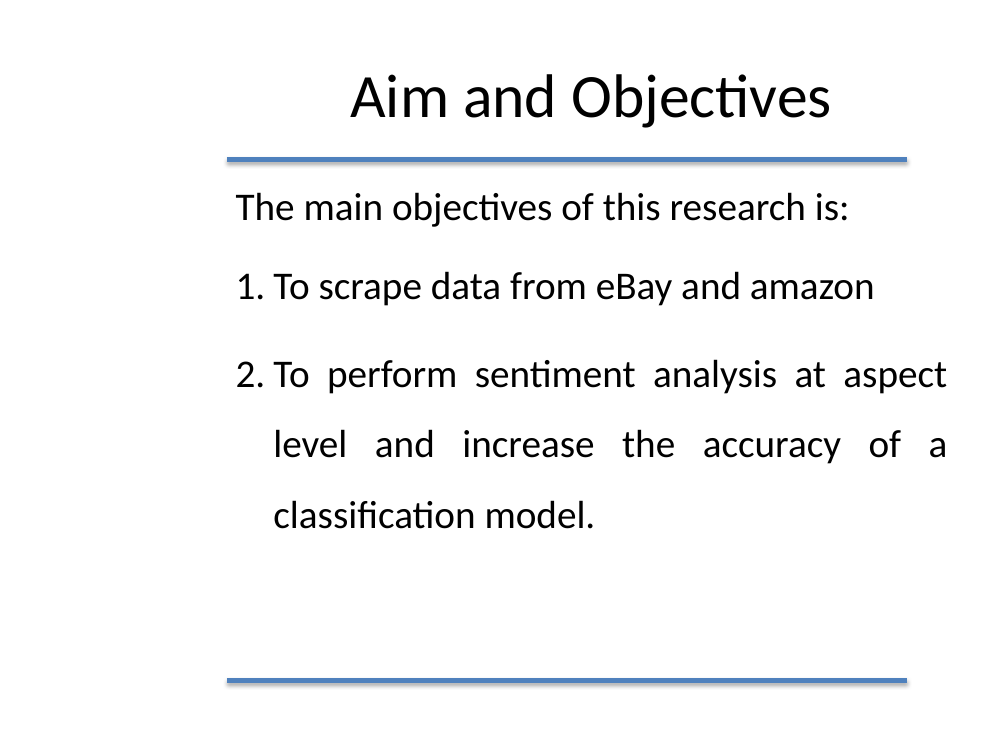
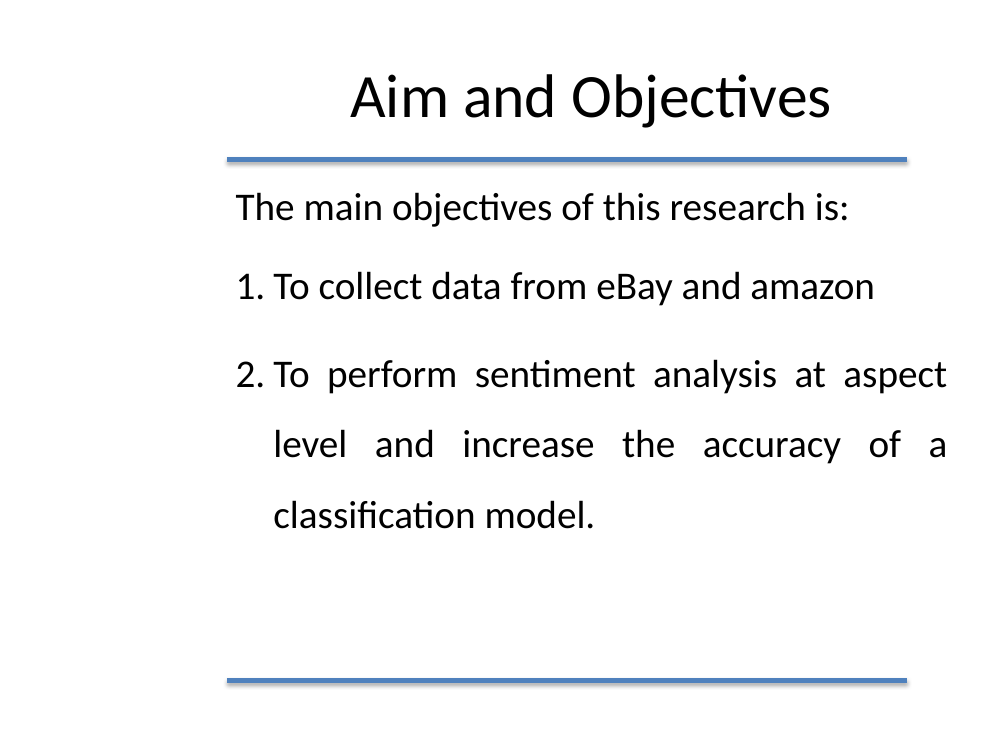
Before and after one commit to furqan-durrani/Thesisss, a slide deck: slide 11 of Furqan Durrani.pptx. Drawn at 1008x756 pixels with LibreOffice and Linux fonts; fonts in the diff are those of the drawing; background and template pictures are left out. Boxes give left, top, right and bottom in pixels: in the first picture for what was removed or moved away, otherwise in the second. Text is boxed around its words. In the diff, an @@ line names an element or a change of style, - is before the commit and + after.

```diff
--- a/Furqan Durrani.pptx
+++ b/Furqan Durrani.pptx
@@ text at [273, 271, 875, 306]: text changed @@
-1. To scrape data from eBay and amazon
+1. To collect data from eBay and amazon
```
Also in this commit, not shown: 14 other slides changed, 3 slides added, 1 slide removed.
